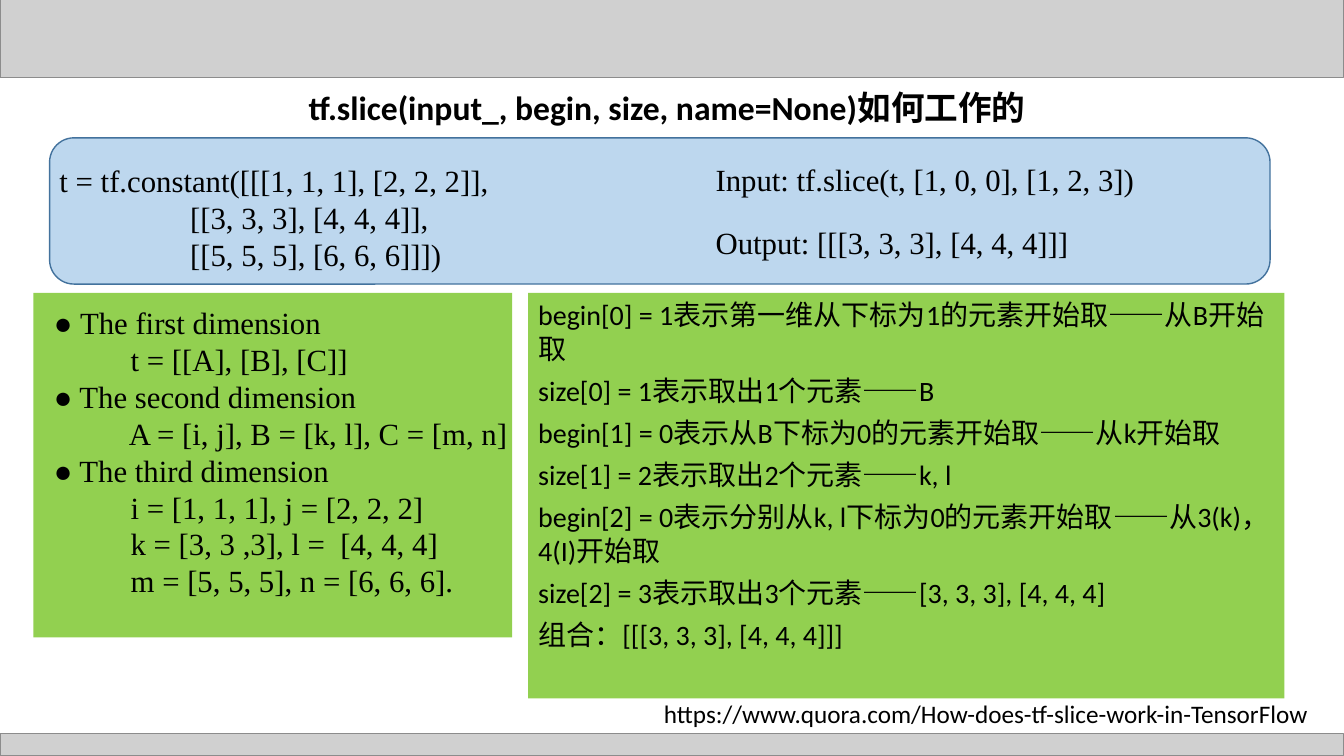
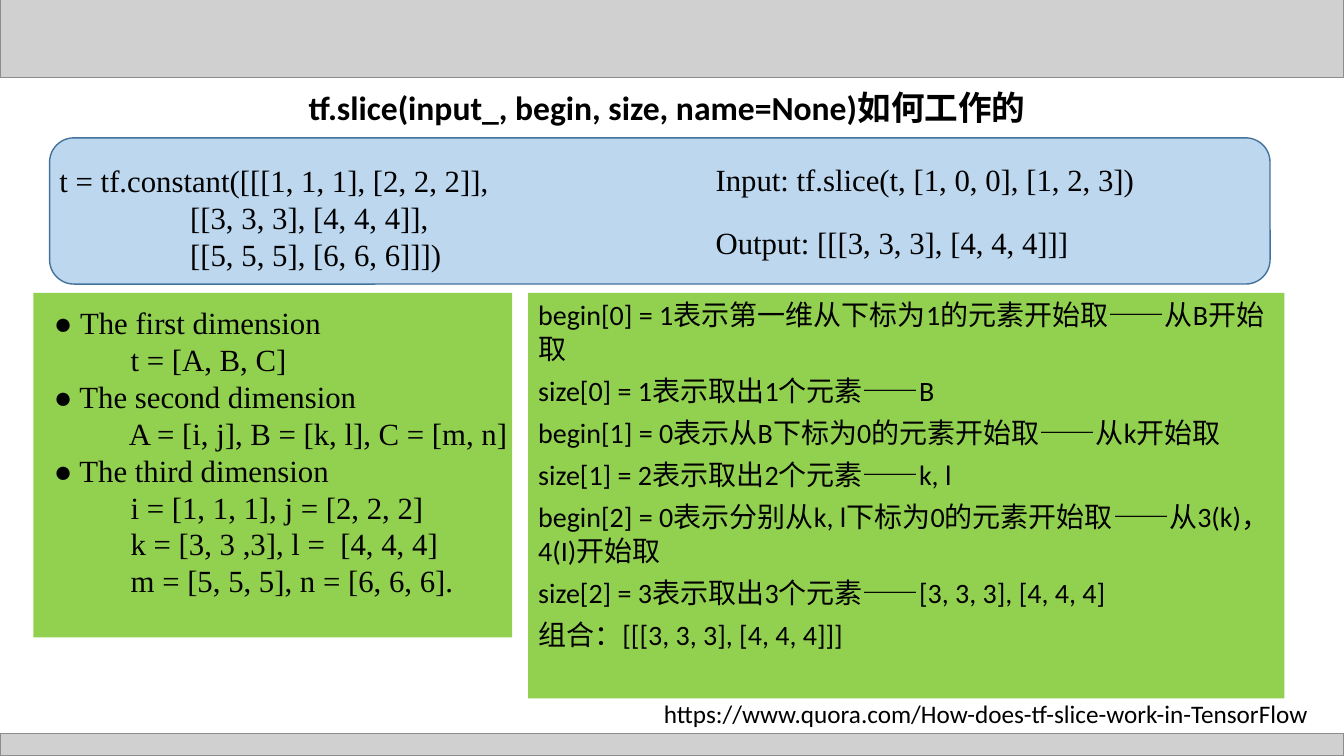
Before and after one commit to lhuangjs/tensotflow-in-action, a slide deck: slide 21 of supports/ppt/chapter7/chapter7.pptx. Drawn at 1344x756 pixels with LibreOffice and Linux fonts; fonts in the diff are those of the drawing; grey boxes stand for pictures. Boxes give left, top, right and bottom in pixels: in the first picture for what was removed or moved away, otherwise in the second. Text is boxed around its words. In the diff, an @@ line names an element or a change of style, - is before the commit and + after.

```diff
--- a/supports/ppt/chapter7/chapter7.pptx
+++ b/supports/ppt/chapter7/chapter7.pptx
@@ text at <box>131,349,287,376</box>: text changed @@
-t = [[A], [B], [C]]
+t = [A, B, C]
```
Also in this commit, not shown: 6 other slides changed, 2 slides added, 1 slide removed, 16 other files.
